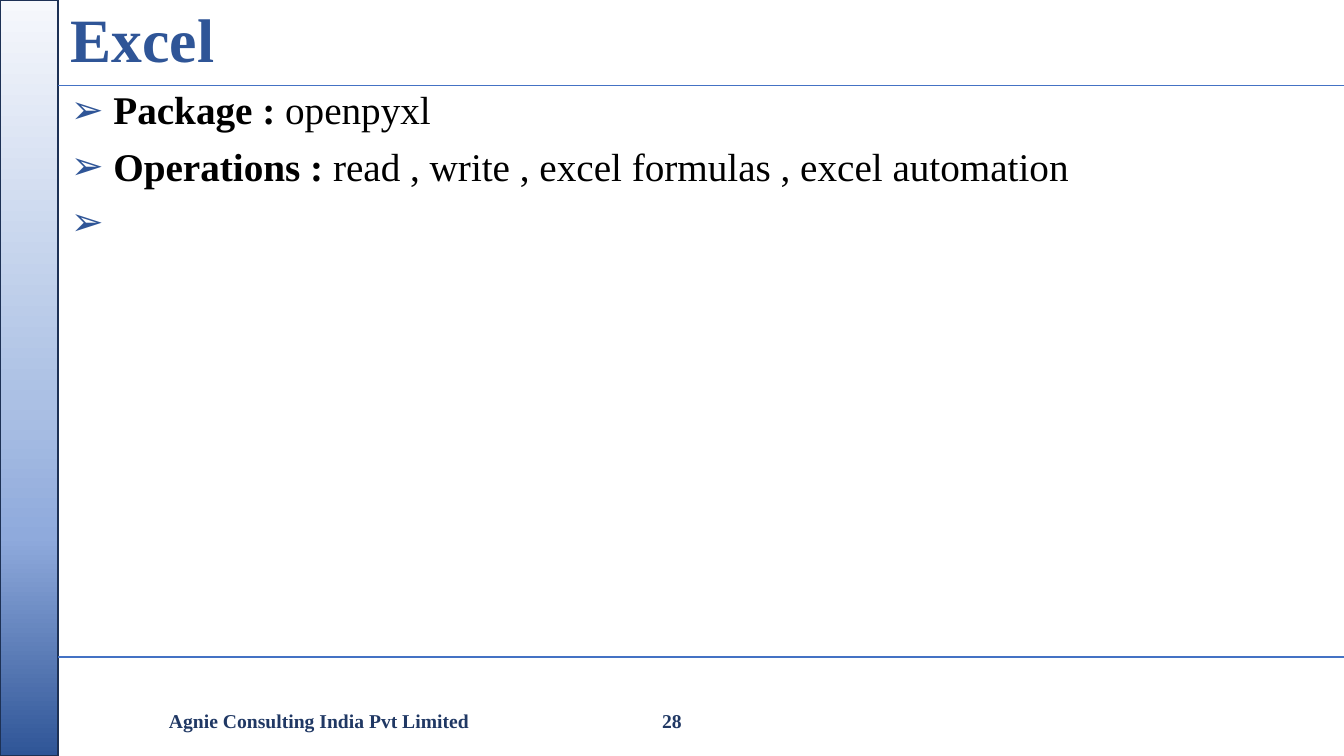
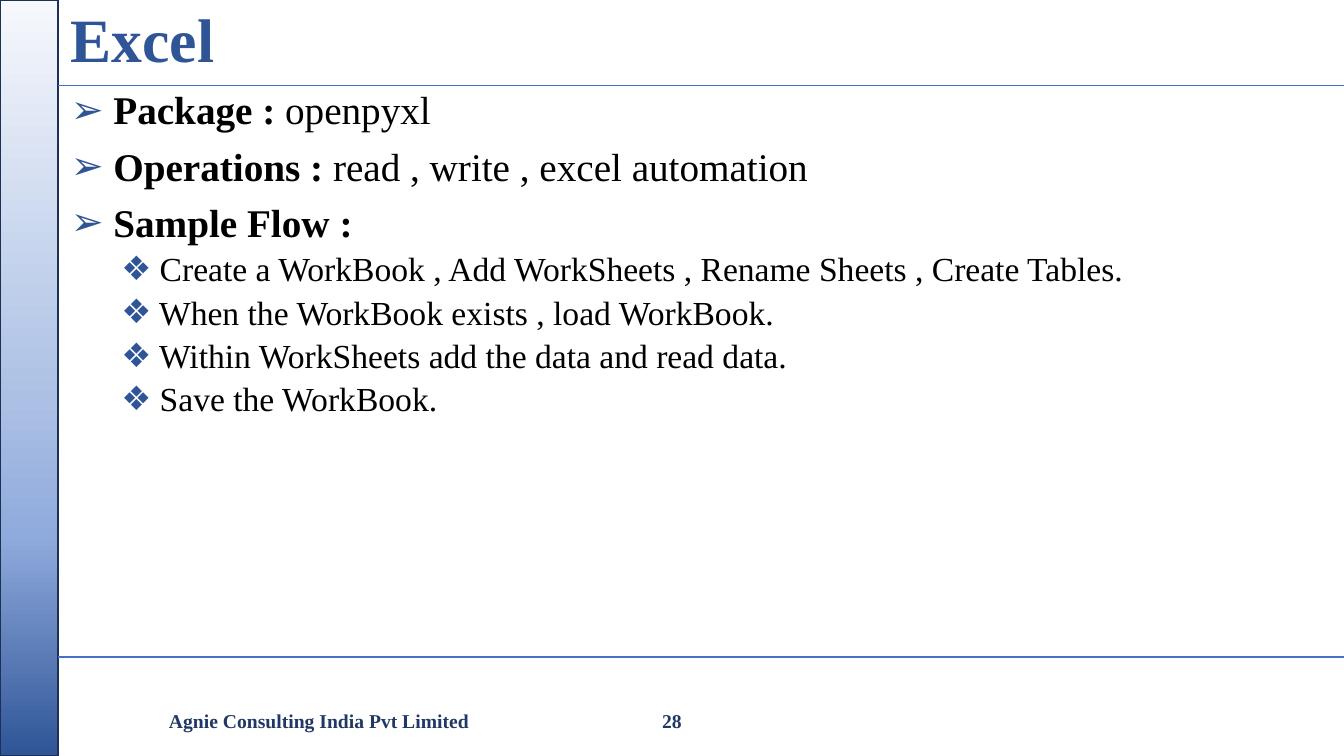
Before and after one commit to nikishdaniel1-del/Python-Cls, a slide deck: slide 28 of python class/Python Class.pptx. Drawn at 1344x756 pixels with LibreOffice and Linux fonts; fonts in the diff are those of the drawing; background and template pictures are left out. Boxes give left, top, right and bottom in pixels: in the first picture for what was removed or moved away, otherwise in the second. Text is boxed around its words. In the diff, an @@ line names an element or a change of style, - is before the commit and + after.

```diff
--- a/python class/Python Class.pptx
+++ b/python class/Python Class.pptx
@@ text at [113,153,1123,412]: text changed; size 28 to 24 pt @@
-➢ Operations : read , write , excel formulas , excel automation
+➢ Operations : read , write , excel automation
+➢ Sample Flow :
+  ❖ Create a WorkBook , Add WorkSheets , Rename Sheets , Create Tables.
+  ❖ When the WorkBook exists , load WorkBook.
+  ❖ Within WorkSheets add the data and read data.
+  ❖ Save the WorkBook.
```
Also in this commit, not shown: 3 other slides changed, 7 other files.
